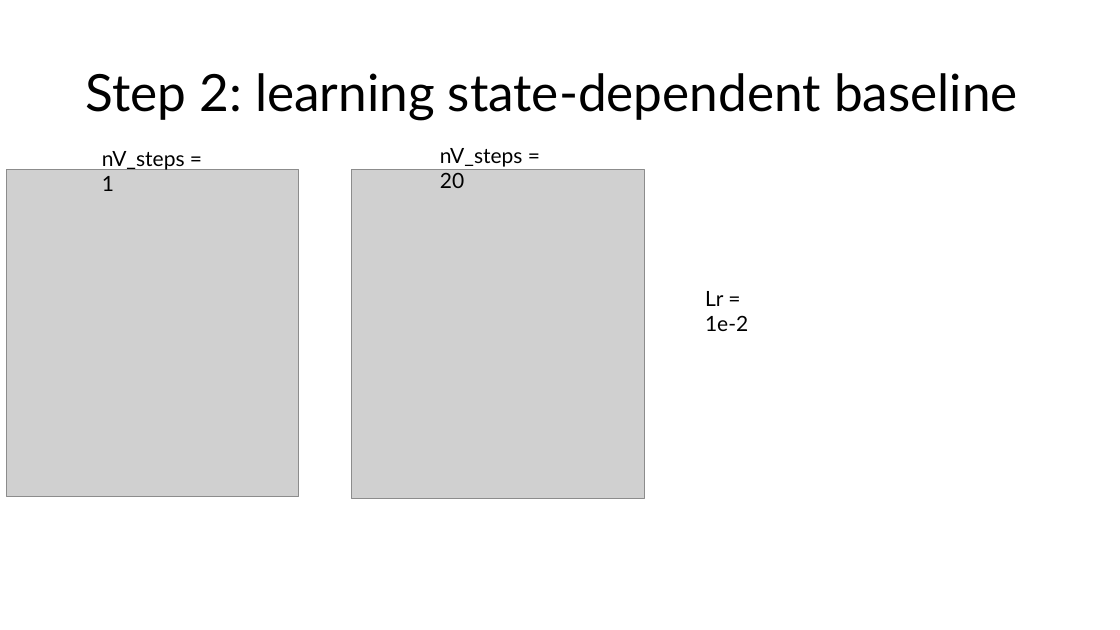
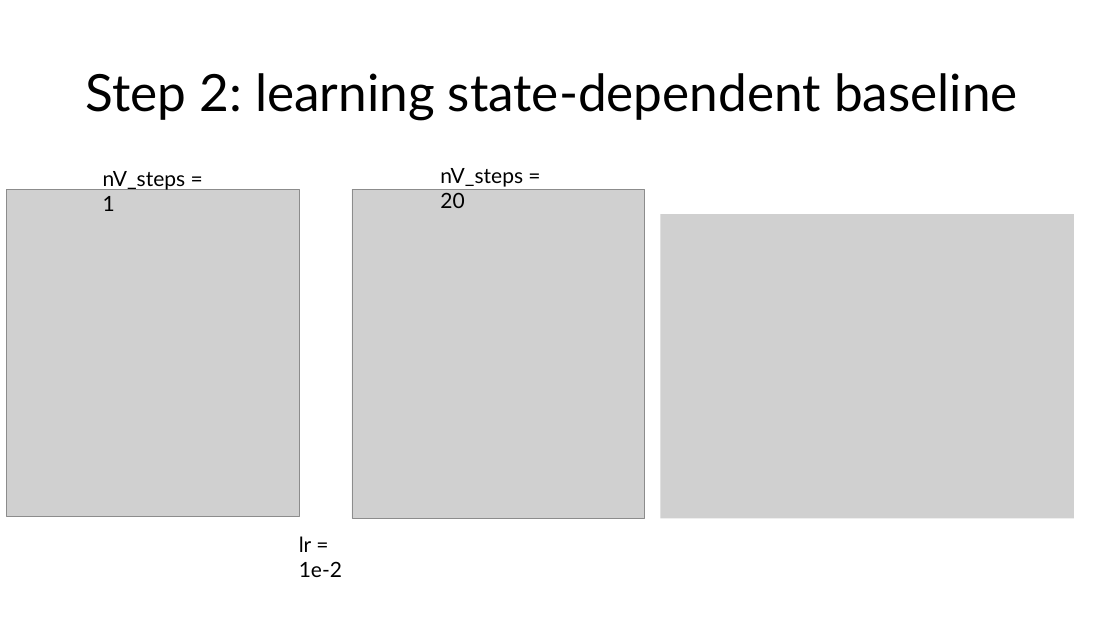
Before and after one commit to PashaDolgirev/optical-PPO, a slide deck: slide 10 of CartPole_results/RL_REINFORCE_PPO.pptx. Drawn at 1120x630 pixels with LibreOffice and Linux fonts; fonts in the diff are those of the drawing; grey boxes stand for pictures. Boxes give left, top, right and bottom in pixels: in the first picture for what was removed or moved away, otherwise in the second. Text is boxed around its words. In the diff, an @@ line names an element or a change of style, - is before the commit and + after.

```diff
--- a/CartPole_results/RL_REINFORCE_PPO.pptx
+++ b/CartPole_results/RL_REINFORCE_PPO.pptx
@@ 2 pictures, 2 texts: place and size @@
-2 pictures, 2 texts at (6,148,644,499)
+2 pictures, 2 texts at (7,168,644,518)
@@ picture added at (660,214,1074,518) @@
@@ text at (299,536,342,577): text changed @@
-Lr = 1e-2
+lr = 1e-2
```
Also in this commit, not shown: 5 other slides changed, 3 slides added, 16 other files.
